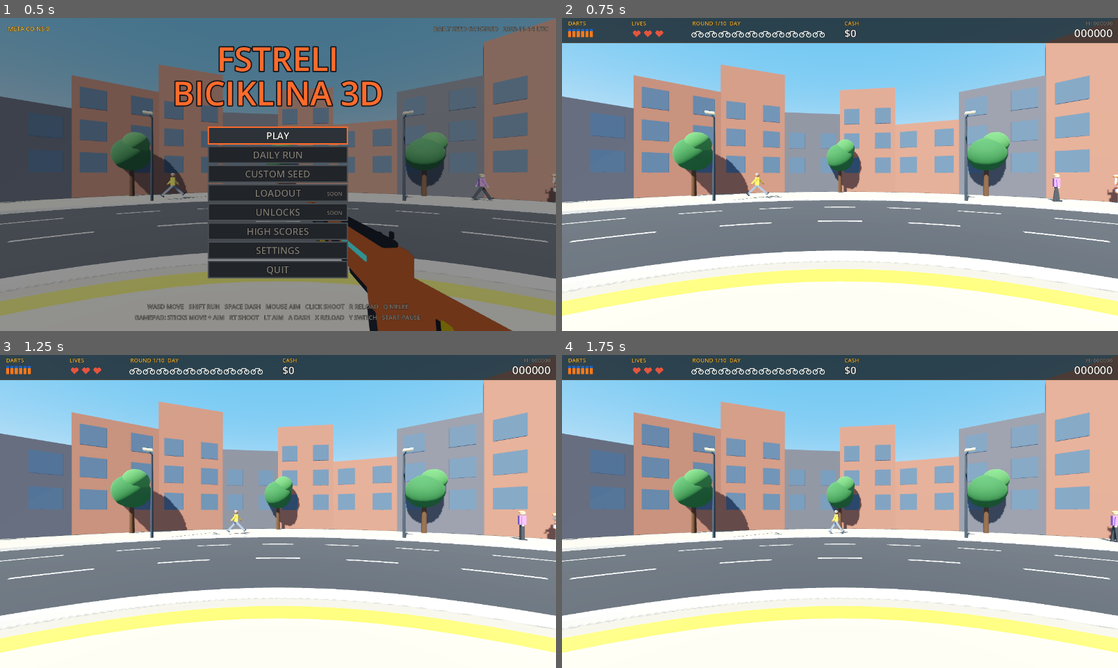
Above: before the commit, frames 1-4 (two rows, left to right).
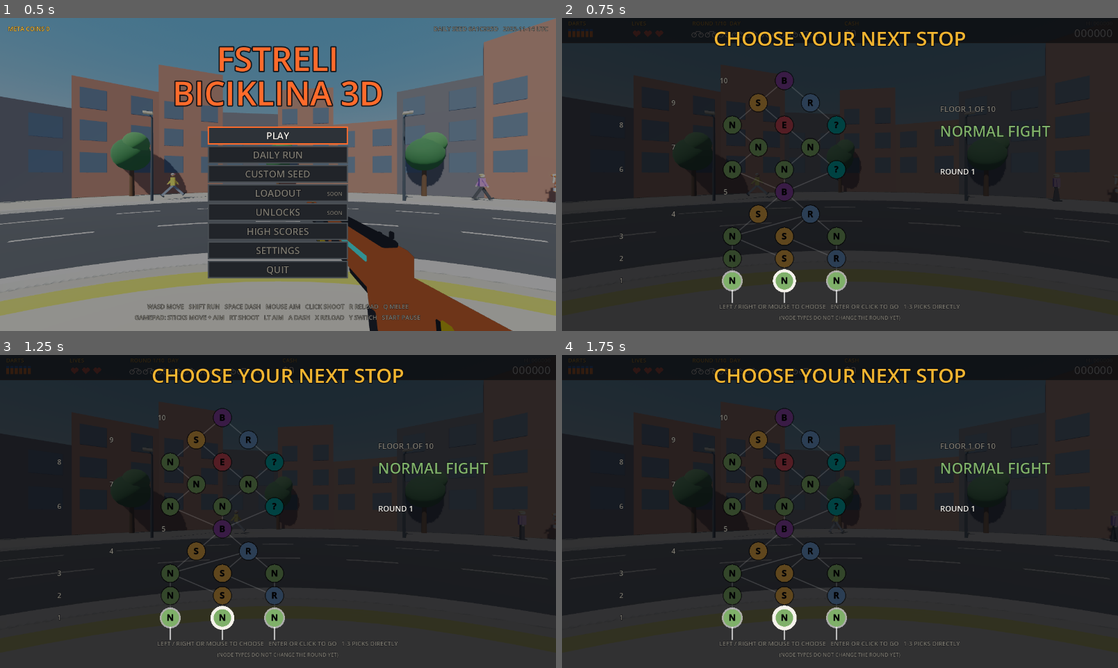
Above: after the commit, the same moments.

Repository: GVihi/FstreliBiciklina3D
Game: Godot game, scene res://main.tscn
Two runs of this game, one before a commit and one after it. Both use one fixed random seed, a clock stepped at 60 frames per second and the inputs below.
Inputs (mouse positions are in pixels of both pictures, inside the frame that each line leads up to):
- Up to frame 1 (0.5 s): no input
- Up to frame 2 (0.75 s): tap Enter at 0.5 s; move the mouse to (962, 158) at 0.52 s; hold Right from 0.53 s (still down); tap R at 0.6 s; click (962, 158) at 0.67 s
- Up to frame 3 (1.25 s): keep holding Right; tap Space at 0.77 s
- Up to frame 4 (1.75 s): release Right at 1.25 s; drag from (728, 527) to (812, 574) at 1.27 s

Frame 1 is identical in both runs. In frame 2, 100% of the frame differs, in the area x 0-100%, y 0-100%; in frame 3, 100%; in frame 4, 100%.
Error before the commit: Invalid call. Nonexistent function 'map_choice_at' in base 'Control (hud.gd)'. (res://scripts/input.gd:322)

Commit message:
Draw the run map screen: floors, edges, taken path, choices and a side panel
Floor 1 at the bottom, the final boss at the top. The path taken is gold, the
nodes you can pick are ringed (the highlighted one pulses), and the panel
names the highlighted node's type and floor. A small grey line says node
types do not change the round yet. map_choice_at handles the mouse.

Co-Authored-By: Claude Sonnet 5.5 <noreply@anthropic.com>
Claude-Session: https://claude.ai/code/session_012YakzMPePQpu1WuWyvktSj

Diff:
--- a/scripts/hud.gd
+++ b/scripts/hud.gd
@@ -546,6 +546,136 @@
 	_txt("CLICK OR PRESS ESC TO GO BACK", cx, size.y * 0.78, int(18 * k), GRAY, 1)
 
 
+# ---------------------------------------------------------------- run map screen (state "map")
+const MAP_COLORS = {
+	"normal": Color("#7FB069"),
+	"elite": Color("#D1495B"),
+	"shop": Color("#EDAE49"),
+	"event": Color("#00A6A6"),
+	"rest": Color("#6C9BD2"),
+	"boss": Color("#8E44AD"),
+}
+const MAP_LETTERS = {
+	"normal": "N", "elite": "E", "shop": "S", "event": "?", "rest": "R", "boss": "B"
+}
+
+
+# Where the node of floor f (0-based) and lane i is drawn: floor 1 at the bottom, the final boss at the top,
+# lanes spread left to right around the left-middle of the screen (the info panel is on the right).
+func map_node_pos(f: int, i: int) -> Vector2:
+	var k = size.y / 720.0
+	var floors = g.run_map["floors"]
+	var top = size.y * 0.2
+	var bottom = size.y * 0.84
+	var steps = maxi(1, floors.size() - 1)
+	var x = size.x * 0.4 + (float(i) - float(floors[f].size() - 1) * 0.5) * 120.0 * k
+	var y = bottom - (bottom - top) * float(f) / float(steps)
+	return Vector2(x, y)
+
+
+# which entry of g.map_choices is under the mouse, or -1
+func map_choice_at(pos: Vector2) -> int:
+	if g == null or g.state != "map" or g.run_map.is_empty():
+		return -1
+	var k = size.y / 720.0
+	for idx in range(g.map_choices.size()):
+		if map_node_pos(g.map_floor + 1, int(g.map_choices[idx])).distance_to(pos) <= 28.0 * k:
+			return idx
+	return -1
+
+
+func _draw_map_screen(k: float, cx: float) -> void:
+	_dim(0.84)
+	var floors = g.run_map["floors"]
+	_txt("CHOOSE YOUR NEXT STOP", cx, size.y * 0.09, int(46 * k), GOLD, 1)
+	var next_f = g.map_floor + 1
+	# edges: grey, the path taken in gold, the edges you can take now in white
+	for f in range(floors.size() - 1):
+		for i in range(floors[f].size()):
+			var a = map_node_pos(f, i)
+			for j in floors[f][i]["next"]:
+				var b = map_node_pos(f + 1, int(j))
+				var col = Color(1, 1, 1, 0.16)
+				var width = 2.0 * k
+				if f < g.map_path.size() - 1 and g.map_path[f] == i and g.map_path[f + 1] == int(j):
+					col = GOLD
+					width = 5.0 * k
+				elif f == g.map_floor and i == g.map_lane and g.map_choices.has(int(j)):
+					col = Color(1, 1, 1, 0.8)
+					width = 3.0 * k
+				draw_line(a, b, col, width, true)
+	if g.map_floor < 0:
+		for i in g.map_choices:
+			draw_line(
+				map_node_pos(0, int(i)) + Vector2(0.0, 50.0 * k),
+				map_node_pos(0, int(i)),
+				Color(1, 1, 1, 0.8),
+				3.0 * k,
+				true
+			)
+	var pulse = 0.5 + 0.5 * sin(g.time * 5.0)
+	for f in range(floors.size()):
+		_txt(
+			"%d" % (f + 1),
+			map_node_pos(f, 0).x - 130.0 * k - float(floors[f].size() - 1) * 60.0 * k,
+			map_node_pos(f, 0).y + 6.0 * k,
+			int(16 * k),
+			GRAY,
+			2
+		)
+		for i in range(floors[f].size()):
+			var p = map_node_pos(f, i)
+			var t = str(floors[f][i]["type"])
+			var fill = MAP_COLORS.get(t, GRAY)
+			var taken = f < g.map_path.size() and g.map_path[f] == i
+			var choice = f == next_f and g.map_choices.has(i)
+			var picked = choice and g.map_choices[g.map_sel] == i
+			var r = 20.0 * k
+			if not taken and not choice:
+				fill = fill.darkened(0.6)
+			if taken:
+				draw_circle(p, r + 5.0 * k, GOLD)
+			elif picked:
+				draw_circle(p, r + (6.0 + 3.0 * pulse) * k, TEXT)
+			elif choice:
+				draw_circle(p, r + 4.0 * k, Color(1, 1, 1, 0.6))
+			else:
+				draw_circle(p, r + 2.0 * k, Color(0, 0, 0, 0.6))
+			draw_circle(p, r, fill)
+			_txt(MAP_LETTERS.get(t, "-"), p.x, p.y + 7.0 * k, int(20 * k), Color.BLACK, 1)
+	# the panel on the right: what the highlighted choice is
+	var px = size.x * 0.68
+	if g.map_choices.size() > 0:
+		var node = floors[next_f][g.map_choices[g.map_sel]]
+		var t = str(node["type"])
+		_txt("FLOOR %d OF %d" % [next_f + 1, floors.size()], px, size.y * 0.3, int(18 * k), GRAY)
+		_txt(
+			g.NODE_NAMES.get(t, t.to_upper()),
+			px,
+			size.y * 0.38,
+			int(34 * k),
+			MAP_COLORS.get(t, TEXT)
+		)
+		if t == "boss":
+			_txt(
+				"THE FINAL BOSS" if next_f + 1 == floors.size() else "A BOSS GUARDS THIS FLOOR",
+				px,
+				size.y * 0.44,
+				int(18 * k),
+				TEXT
+			)
+		_txt("ROUND %d" % (next_f + 1), px, size.y * 0.5, int(18 * k), TEXT)
+	_txt(
+		"LEFT / RIGHT OR MOUSE TO CHOOSE   ENTER OR CLICK TO GO   1-3 PICKS DIRECTLY",
+		cx,
+		size.y * 0.93,
+		int(14 * k),
+		GRAY,
+		1
+	)
+	_txt("(NODE TYPES DO NOT CHANGE THE ROUND YET)", cx, size.y * 0.965, int(12 * k), GRAY, 1)
+
+
 # ---------------------------------------------------------------- pause menu
 const PAUSE_ITEMS = [
 	{"id": "resume", "label": "RESUME"},
@@ -891,6 +1021,8 @@
 		_draw_upgrade(k)
 	elif state == "shop":
 		_draw_shop(k)
+	elif state == "map":
+		_draw_map_screen(k, cx)
 
 	if g.paused:
 		if g.pause_page == "settings":
